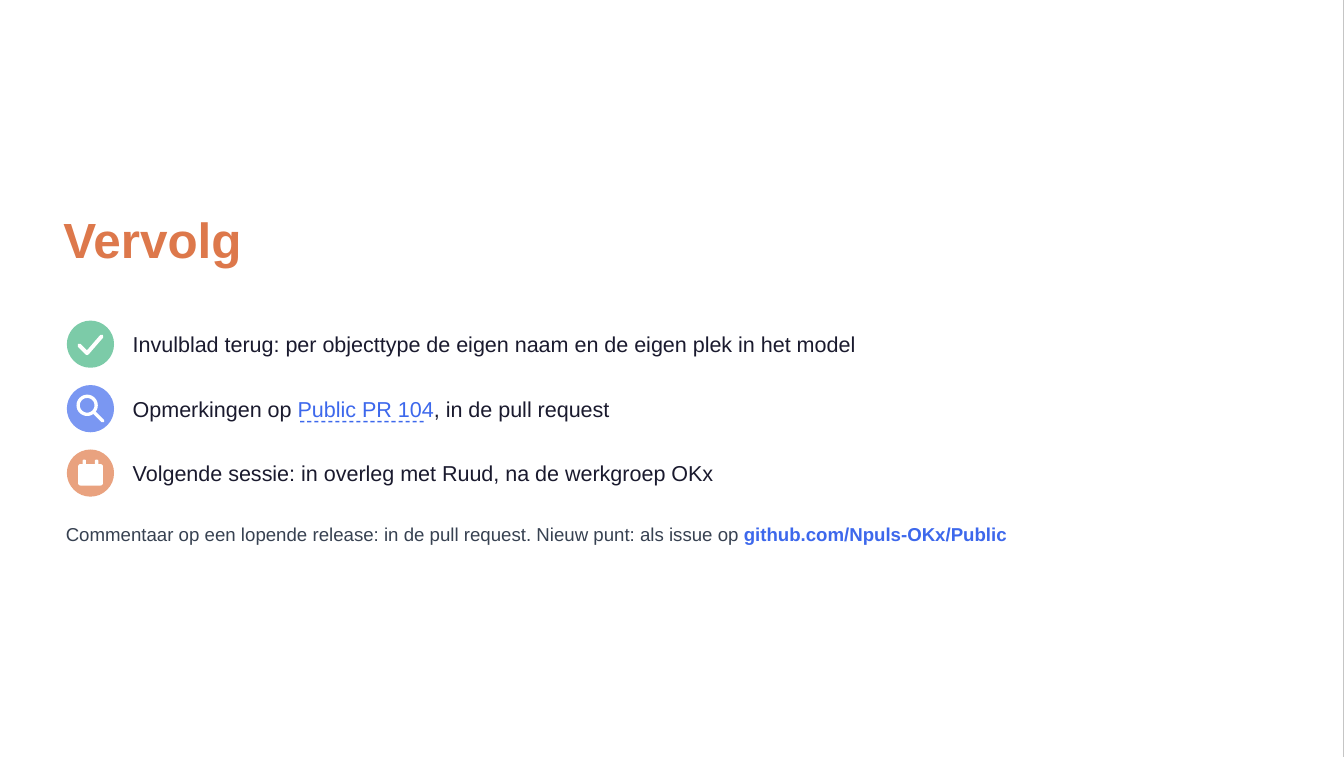
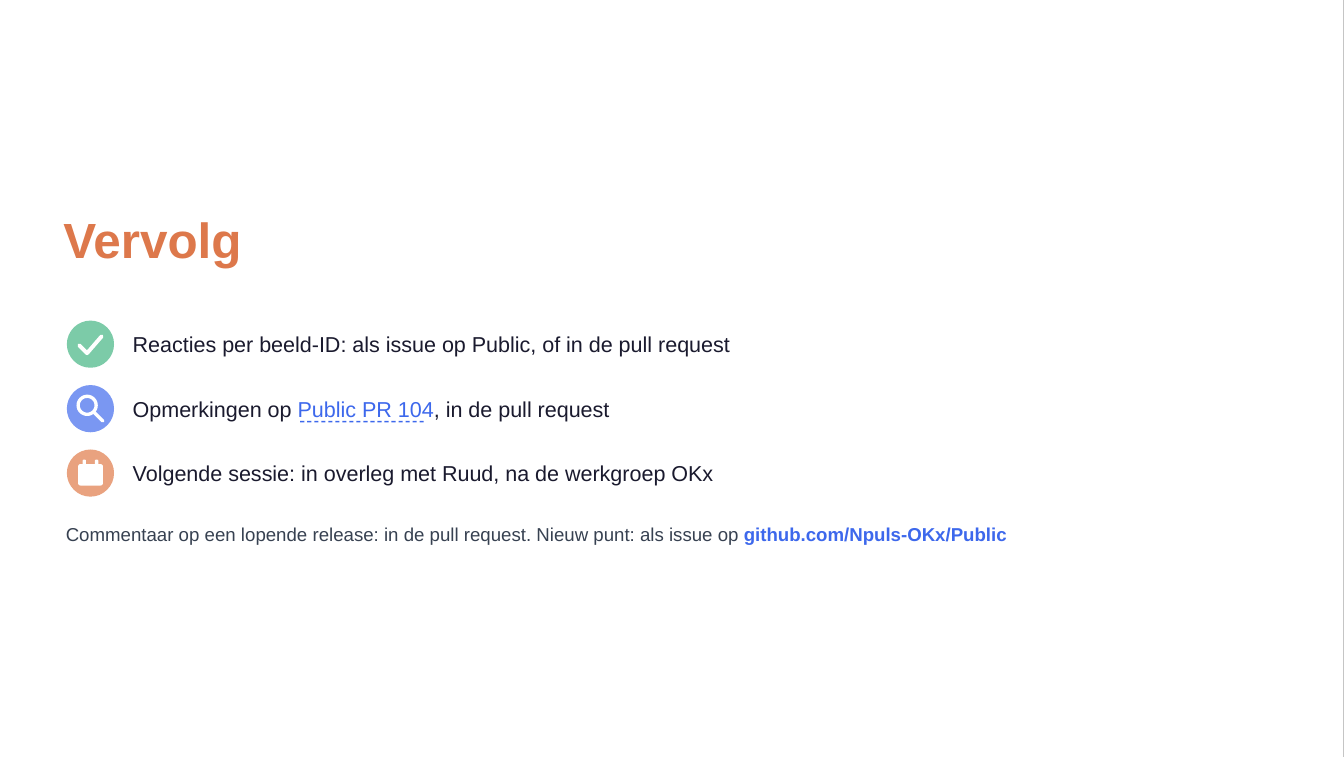
Before and after one commit to Npuls-OKx/meta, a slide deck: slide 26 of presentaties/export/260930_kerngroep_techniek/260930_kerngroep_techniek.pptx (slide 13 before the commit). Drawn at 1344x757 pixels with LibreOffice and Linux fonts; fonts in the diff are those of the drawing; background and template pictures are left out. Boxes give left, top, right and bottom in pixels: in the first picture for what was removed or moved away, otherwise in the second. Text is boxed around its words. In the diff, an @@ line names an element or a change of style, - is before the commit and + after.

```diff
--- a/presentaties/export/260930_kerngroep_techniek/260930_kerngroep_techniek.pptx
+++ b/presentaties/export/260930_kerngroep_techniek/260930_kerngroep_techniek.pptx
@@ text removed at [133,336,856,357] @@
-Invulblad terug: per objecttype de eigen naam en de eigen plek in het model
@@ text added at [133,336,730,357], 11.8 pt, text #1A1A2E @@
+Reacties per beeld-ID: als issue op Public, of in de pull request
```
Also in this commit, not shown: 2 other slides changed, 13 slides added, 15 other files.
